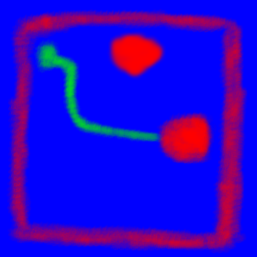
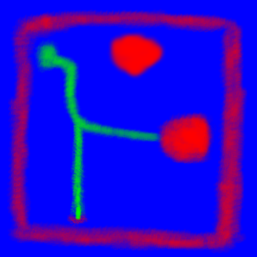
Revision of a layered (257, 257) image; what changed, layer by layer:
painted on "dark_dirt" over [66, 116, 90, 226]
